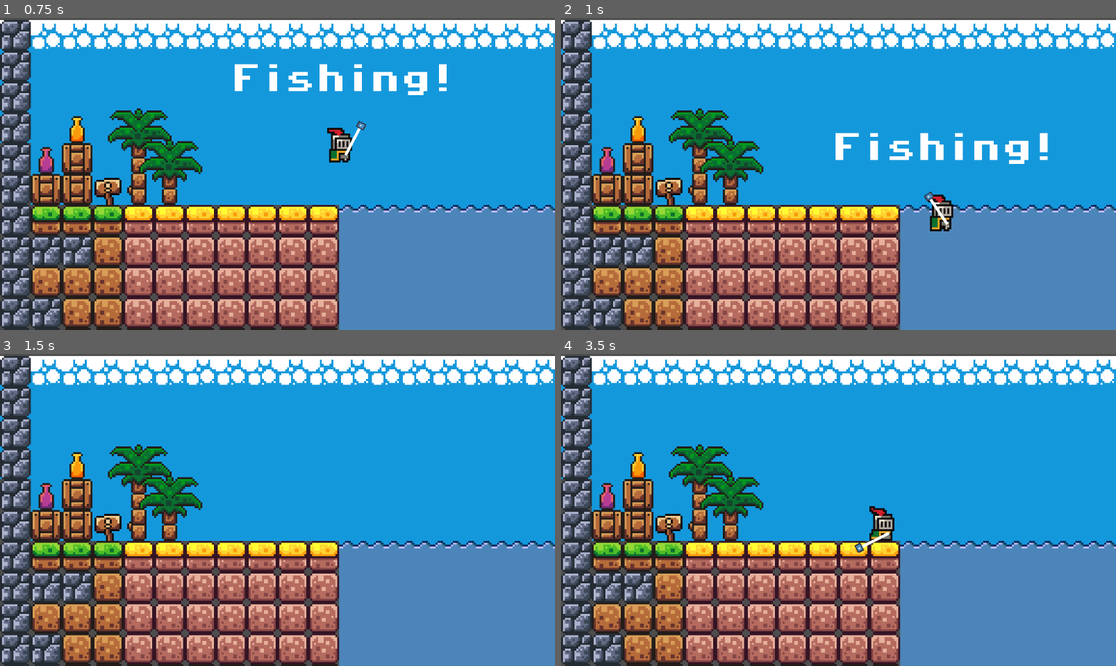
Above: before the commit, frames 1-4 (two rows, left to right).
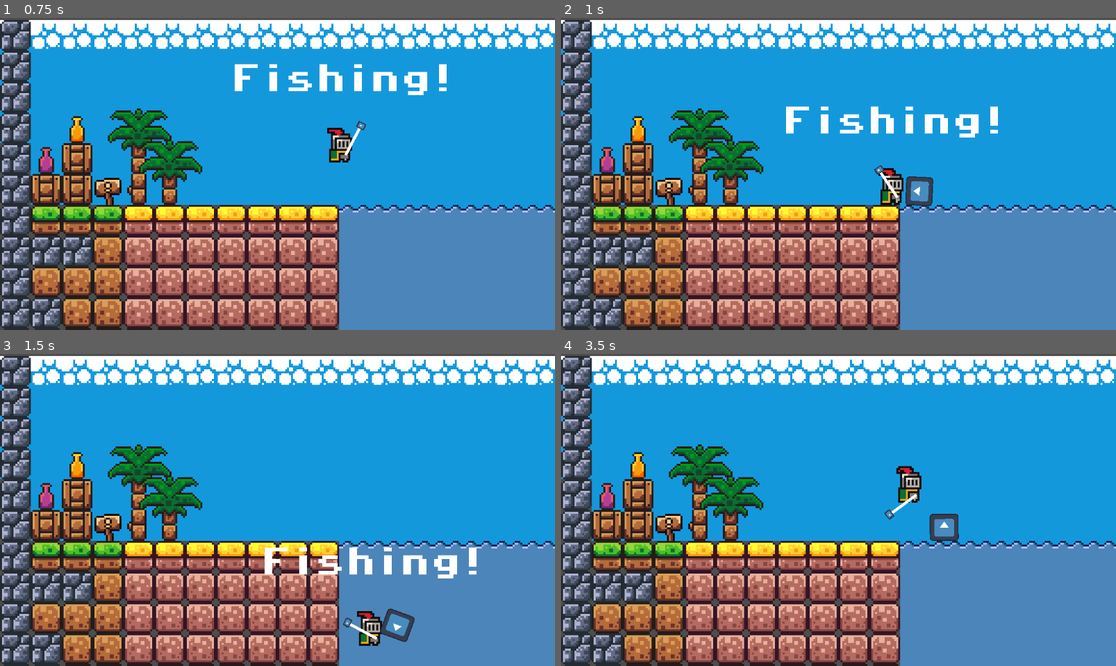
Above: after the commit, the same moments.

Repository: SWanstall/fishingOnAStar
Game: Godot game, scene res://scenes/fishing.tscn
Same seed, same stepped clock (60 frames per second), same inputs: the game is played once before the commit and once after it. The engine's default icon, where the game draws it, is replaced by a stand-in: a white triangle on a blue panel in a dark square.
Inputs (mouse positions are in pixels of both pictures, inside the frame that each line leads up to):
- Up to frame 1 (0.75 s): tap Enter (ui_accept) at 0.5 s; move the mouse to (399, 158) at 0.52 s; hold Right (ui_right) from 0.53 s (still down); click (399, 158) at 0.6 s
- Up to frame 2 (1 s): keep holding Right (ui_right); tap Enter (ui_accept) at 0.77 s; right-click (960, 158) at 0.8 s
- Up to frame 3 (1.5 s): keep holding Right (ui_right); move the mouse to (166, 525) at 1.27 s; right-click (166, 525) at 1.35 s
- Up to frame 4 (3.5 s): tap Enter (ui_accept) at 1.52, 2, 3.02 s; click (727, 525) at 1.55 s; move the mouse to (894, 441) at 2.02 s; release Right (ui_right) at 2.03 s; hold Left (ui_left) 2.03-2.78 s; click (894, 441) at 2.1 s; right-click (894, 441) at 2.3 s; move the mouse to (810, 572) at 2.77 s; hold Right (ui_right) from 2.78 s (still down); right-click (810, 572) at 2.85 s; click (810, 572) at 3.05 s

Frame 1 is identical in both runs. In frame 2, 4.0% of the frame differs, in the area x 40-88%, y 28-69%; in frame 3, 2.0%; in frame 4, 1.4%.

Commit message:
Added hook spawning with no velocity

Diff:
--- a/scenes/character.tscn
+++ b/scenes/character.tscn
@@ -4,6 +4,7 @@
 [ext_resource type="Script" uid="uid://dm866fohapki0" path="res://scripts/character.gd" id="1_rkhd4"]
 [ext_resource type="FontFile" uid="uid://c1lxp1evsolc0" path="res://assets/fonts/PixelOperator8-Bold.ttf" id="3_lrhn5"]
 [ext_resource type="Script" uid="uid://bgvuj4awpcsbo" path="res://scripts/rod.gd" id="4_my7n2"]
+[ext_resource type="PackedScene" uid="uid://c53qfowvsanrx" path="res://scenes/hook.tscn" id="5_0lw5n"]
 [ext_resource type="Texture2D" uid="uid://bcidm56mx2osu" path="res://assets/icon.svg" id="5_dp8ca"]
 
 [sub_resource type="AtlasTexture" id="AtlasTexture_pjt0s"]
@@ -162,6 +163,7 @@
 texture = SubResource("CanvasTexture_lrhn5")
 offset = Vector2(0.48459795, -0.12555781)
 script = ExtResource("4_my7n2")
+hook_scene = ExtResource("5_0lw5n")
 
 [node name="CharacterBody2D" type="CharacterBody2D" parent="Rod" unique_id=656261919]
 position = Vector2(0.93162763, -0.0276618)
--- /dev/null
+++ b/scenes/hook.tscn
@@ -0,0 +1,15 @@
+[gd_scene format=3 uid="uid://c53qfowvsanrx"]
+
+[ext_resource type="Texture2D" uid="uid://bcidm56mx2osu" path="res://assets/icon.svg" id="1_p5w6b"]
+
+[sub_resource type="CircleShape2D" id="CircleShape2D_lmb2r"]
+
+[node name="Hook" type="RigidBody2D" unique_id=1166490770]
+
+[node name="CollisionShape2D" type="CollisionShape2D" parent="." unique_id=1048545668]
+shape = SubResource("CircleShape2D_lmb2r")
+
+[node name="Sprite2D" type="Sprite2D" parent="." unique_id=1762589354]
+position = Vector2(-3.8146973e-06, -3.8146973e-06)
+scale = Vector2(0.1171875, 0.109375)
+texture = ExtResource("1_p5w6b")
--- a/scripts/rod.gd
+++ b/scripts/rod.gd
@@ -3,6 +3,8 @@
 var mouse_position = null
 
 @onready var character_body_2d = $CharacterBody2D
+
+@export var hook_scene: PackedScene
 
 var prev_pos: Vector2
 var velocity: Vector2
@@ -24,3 +26,9 @@
 
 	if Input.is_action_just_pressed("rmb"):
 		print(velocity)
+		var hook = hook_scene.instantiate()
+
+		var rod_tip_position = character_body_2d.global_position
+
+		# Spawn the mob by adding it to the Main scene.
+		add_child(hook)
